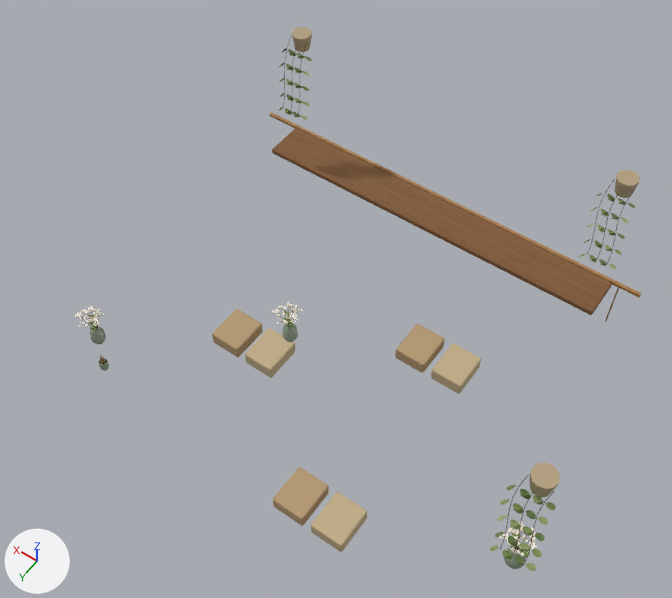
An edit to the glTF model assets/masters/native-v4/styling-v9.glb, drawn before and after from the same camera.
Rendered twice from a camera (50 mm lens) standing at (-4.92, 5.22, 10.5) and looking at (-0.83, -0.5, 1.5). The lights are fixed; the arrows at lower left show +X, +Y and +Z. The first picture is the older version. Vertices at exactly the same position are counted once.

Names of what the first picture shows: 'styling-v9'.
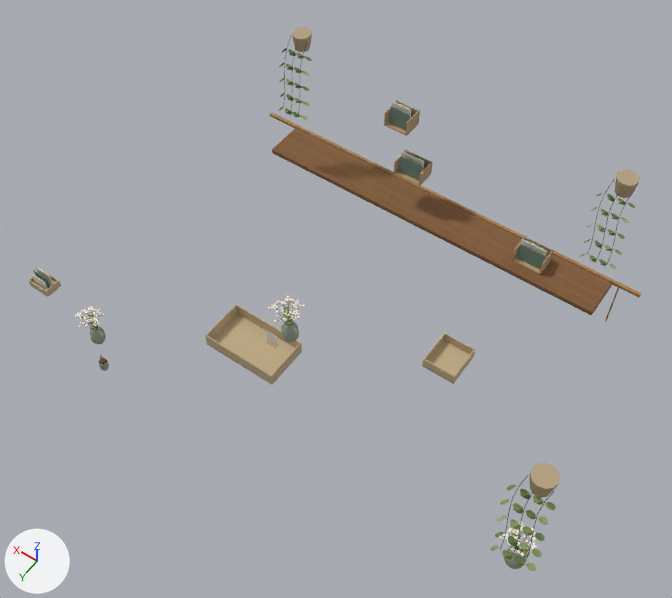
Where the change shows, as pixel boxes [x1, y1, x2, y2] in the pictures (672 x 598 px; the box of a moved part takes in the faces that stretch with it):
```json
{"object": "styling-v9", "change": "reshaped", "before": [75, 27, 641, 571], "after": [28, 27, 641, 571], "on screen": "8% wider"}
{"part": 1, "of": "me_mesh_0", "change": "rebuilt", "before": [245, 328, 295, 378], "after": [205, 304, 302, 384], "on screen": "92% wider, 59% taller"}
{"part": 2, "of": "me_mesh_0", "change": "deleted", "before": [212, 303, 481, 552]}
{"part": 3, "of": "me_mesh_0", "change": "moved or reshaped", "before": [276, 304, 298, 342], "after": [266, 297, 302, 348]}
{"part": 4, "of": "me_mesh_0", "change": "added", "after": [384, 100, 432, 186]}
{"part": 5, "of": "me_mesh_0", "change": "added", "after": [28, 267, 61, 297]}
{"part": 6, "of": "me_mesh_0", "change": "added", "after": [512, 236, 554, 275]}
{"part": 7, "of": "me_mesh_0", "change": "added", "after": [422, 332, 475, 384], "on screen": "beige"}
```

Scene script edits in JSON lines:
```json
{"op": "add", "block": "img_image_4", "code": ["img_image_4 = load_image('Image_4', '_unpacked/Image_4', 512, 512, 'Non-Color')"]}
{"op": "add", "block": "img_image_3", "code": ["img_image_3 = load_image('Image_3', '_unpacked/Image_3', 512, 512, 'sRGB')"]}
{"op": "add", "block": "mat_mat_woven_fabric_v1__70897c_1_r0_94_m0_ior1_45_opaque_ds0_linear_srgb_v2_native_r0_9", "code": ["mat_mat_woven_fabric_v1__70897c_1_r0_94_m0_ior1_45_opaque_ds0_linear_srgb_v2_native_r0_9 = bpy.data.materials.new('mat.woven-fabric.v1:#70897C:1:r0.94:m0:ior1.45:OPAQUE:ds0:linear-srgb-v2:native-r0.9')", "# colours: greyish green #70897c", "# uses the picture img_image_3", "# uses the picture img_image_4"]}
{"op": "add", "block": "mat_mat_soft_paper_v1__ede4d1_1_r0_96_m0_ior1_45_opaque_ds0_linear_srgb_v2", "code": ["mat_mat_soft_paper_v1__ede4d1_1_r0_96_m0_ior1_45_opaque_ds0_linear_srgb_v2 = principled_material('mat.soft-paper.v1:#EDE4D1:1:r0.96:m0:ior1.45:OPAQUE:ds0:linear-srgb-v2')", "mat_mat_soft_paper_v1__ede4d1_1_r0_96_m0_ior1_45_opaque_ds0_linear_srgb_v2.base_color = (0.847, 0.776, 0.638)  # pale yellow #ede4d1", "mat_mat_soft_paper_v1__ede4d1_1_r0_96_m0_ior1_45_opaque_ds0_linear_srgb_v2.roughness = 0.96"]}
{"block": "me_mesh_0", "where": "# used by ob_styling_v9; location = (0.0, 0.0, 0.0)"}
{"op": "remove", "block": "me_mesh_0", "code": "me_mesh_0.from_pydata(...)  # 6287 vertices, 10620 faces; spans x -4.47..2.32, y -3.22..1.79, z 0.17..3.05"}
{"op": "add", "block": "me_mesh_0", "code": "me_mesh_0.from_pydata(...)  # 6267 vertices, 10572 faces; spans x -4.47..2.68, y -3.22..1.79, z 0.17..3.05"}
{"block": "me_mesh_0", "change": "me_mesh_0 part 1: the loose piece of 56 vertices spanning x -0.4..0.04, y -0.2..0.32, z 0.35..0.56 is rebuilt with 44 vertices and now spans x -0.45..0.65, y -0.26..0.38, z 0.34..0.54"}
{"block": "me_mesh_0", "change": "me_mesh_0 part 2: 68 loose pieces with 726 vertices, spanning x -2.5..0.59, y -1.4..1.73, z 0.35..1.66, are deleted"}
{"block": "me_mesh_0", "change": "me_mesh_0 part 3: 169 vertices moved from x -0.62..-0.41, y -0.05..0.14, z 1.07..1.65 to x -0.64..-0.41, y -0.06..0.16, z 1.07..1.65; 351 vertices removed from x -0.68..-0.37, y -0.05..0.2, z 1.23..1.68; 813 vertices added at x -0.7..-0.34, y -0.07..0.38, z 1.26..1.76"}
{"block": "me_mesh_0", "change": "me_mesh_0 part 4: 96 vertices added at x -0.64..-0.03, y -3.01..-2.71, z 1.52..2.62"}
{"block": "me_mesh_0", "change": "me_mesh_0 part 5: 68 vertices added at x 2.36..2.68, y 1.13..1.37, z 1.11..1.38"}
{"block": "me_mesh_0", "change": "me_mesh_0 part 6: 48 vertices added at x -2.57..-2.13, y -3.01..-2.71, z 1.0..1.34"}
{"block": "me_mesh_0", "change": "me_mesh_0 part 7: 44 vertices added at x -2.4..-1.95, y -1.36..-0.85, z 0.58..0.74"}
{"block": "me_mesh_0", "change": "other edits to the shape of me_mesh_0 do not show in these pictures"}
{"op": "remove", "block": "me_mesh_0", "code": "me_mesh_0.materials.append(mat_mat_soft_paint_v1__fff8e8_1_r0_84_m0_ior1_5_opaque_ds0_linear_srgb_v2)  # pale yellow #fff8e8"}
{"op": "remove", "block": "me_mesh_0", "code": "me_mesh_0.materials.append(mat_mat_soft_paint_v1__f8eedd_1_r0_84_m0_ior1_5_opaque_ds0_linear_srgb_v2)  # pale yellow #f8eedd"}
{"op": "add", "block": "me_mesh_0", "code": "me_mesh_0.materials.append(mat_mat_woven_fabric_v1__70897c_1_r0_94_m0_ior1_45_opaque_ds0_linear_srgb_v2_native_r0_9)"}
{"op": "add", "block": "me_mesh_0", "code": "me_mesh_0.materials.append(mat_mat_soft_paper_v1__ede4d1_1_r0_96_m0_ior1_45_opaque_ds0_linear_srgb_v2)  # pale yellow #ede4d1"}
```
